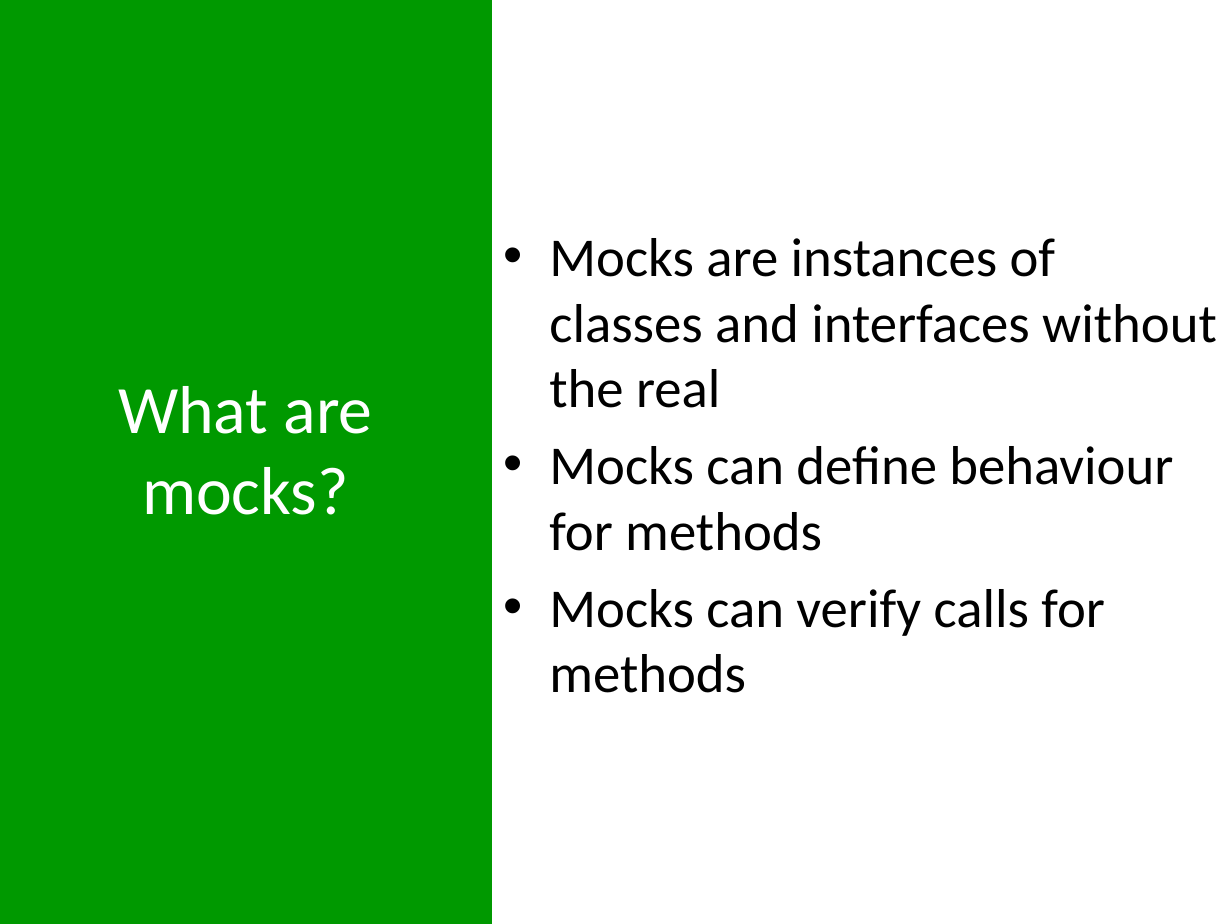
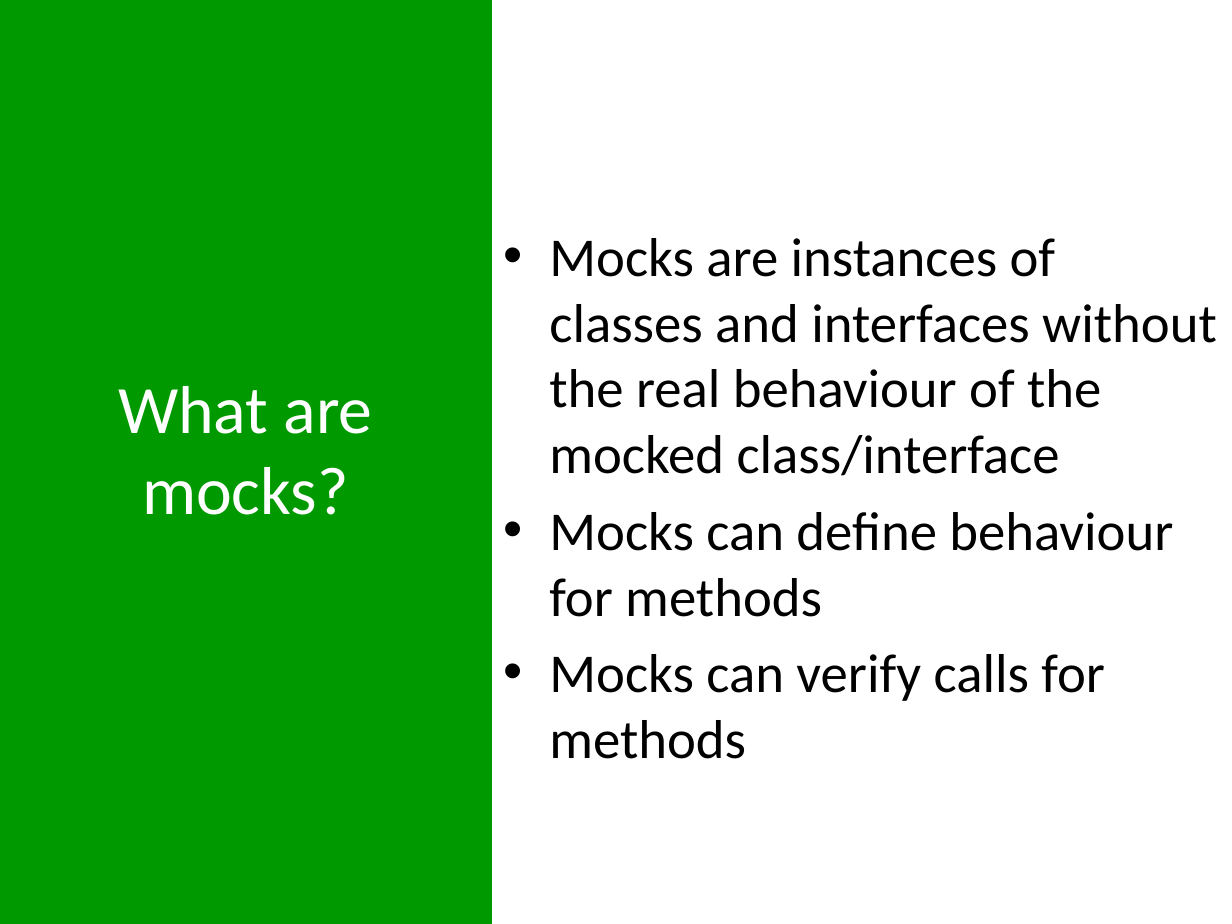
Before and after one commit to dennyfl/MockitoPresentation, a slide deck: slide 7 of MockitoPresentation.pptx. Drawn at 1232x924 pixels with LibreOffice and Linux fonts; fonts in the diff are those of the drawing. Boxes give left, top, right and bottom in pixels: in the first picture for what was removed or moved away, otherwise in the second. Text is boxed around its words. In the diff, an @@ line names an element or a change of style, - is before the commit and + after.

Commit message:
finished presentation and slides

```diff
--- a/MockitoPresentation.pptx
+++ b/MockitoPresentation.pptx
@@ text at <box>549,238,1217,476</box>: text changed @@
-• Mocks are instances of classes and interfaces without the real
+• Mocks are instances of classes and interfaces without the real behaviour of the mocked class/interface
```
Also in this commit, not shown: 1 slide removed, 1 other file.
